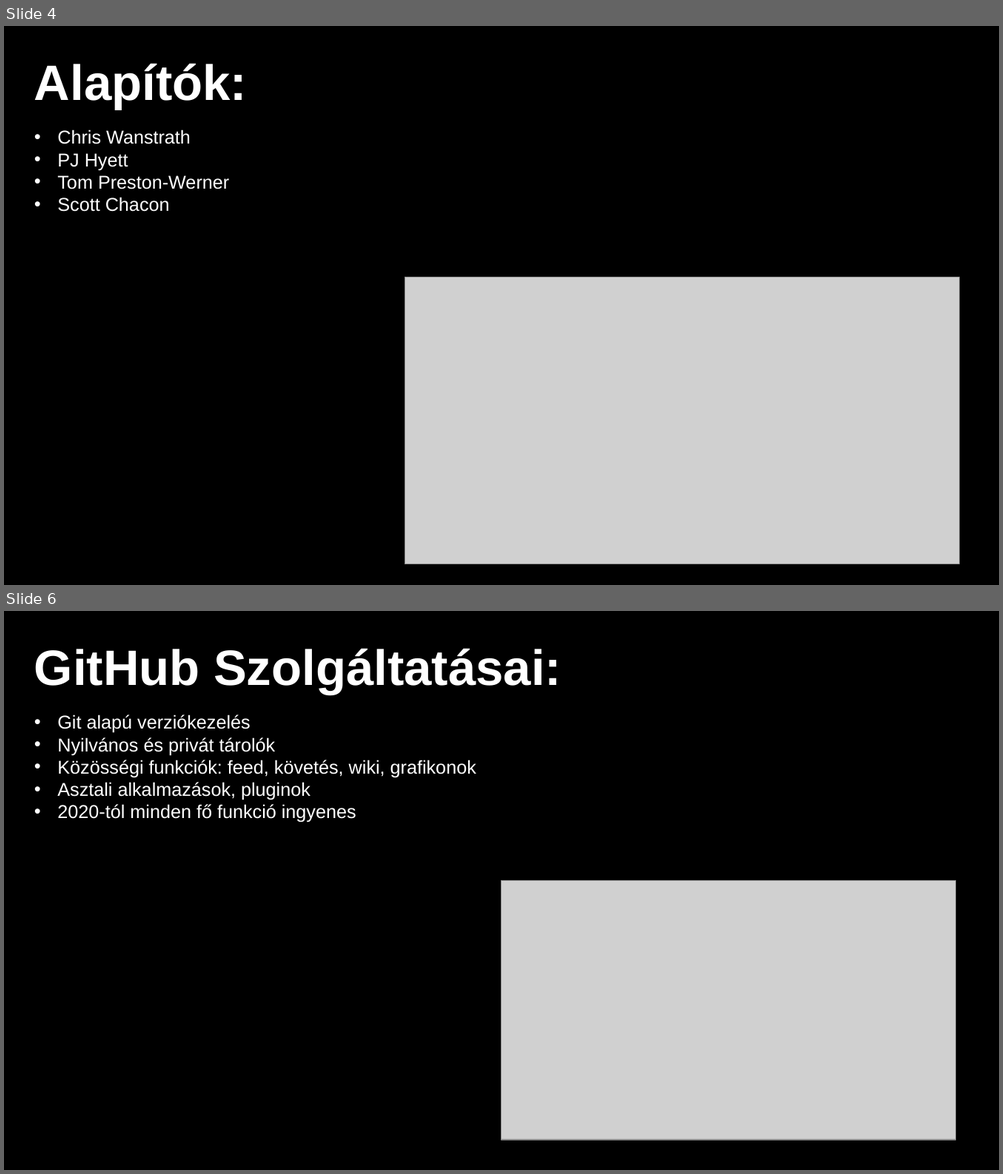
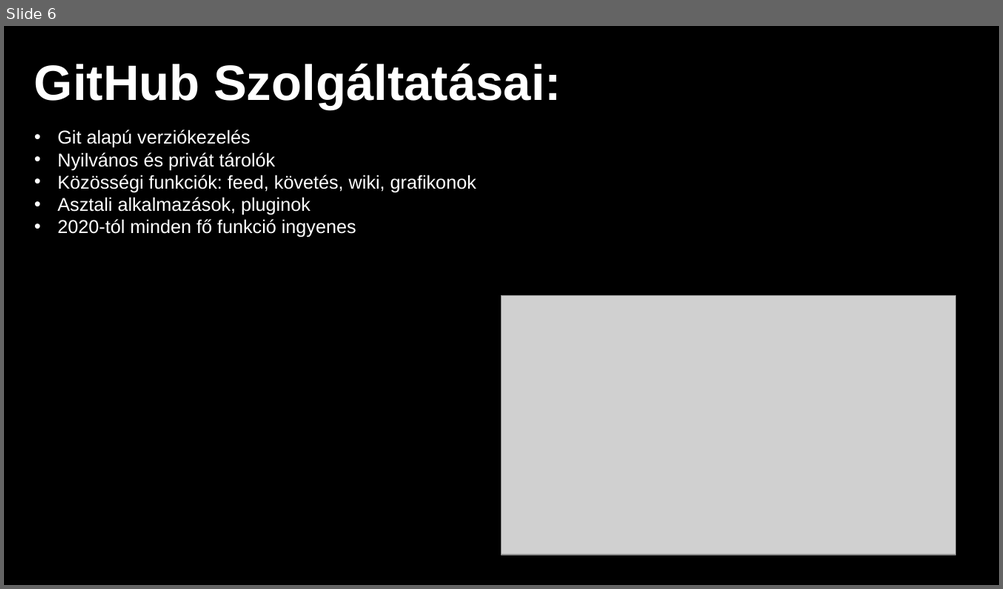
Before and after one commit to cobragaming453/IKT-Prezent-cio-Git-Hub-, a slide deck: IKT_GitHub_prezentácio_v4.pptx. Shown one above the other, each under a label of ours: slides 4 and 6 before the commit, slide 6 after it; the slides between them are not shown. The pictures are 1003x1174 and 1003x589 pixels, drawn with LibreOffice and Linux fonts; fonts in the diff are those of the drawing; grey boxes stand for pictures; background and template pictures are left out. Boxes give left, top, right and bottom in pixels: in the first picture for what was removed or moved away, otherwise in the second. Text is boxed around its words. In the diff, an @@ line names an element or a change of style, - is before the commit and + after.

```diff
--- a/IKT_GitHub_prezentácio_v4.pptx
+++ b/IKT_GitHub_prezentácio_v4.pptx
@@ slide 4 removed at (x1=4, y1=26, x2=999, y2=585), background #000000 @@
@@ text removed at (x1=34, y1=63, x2=247, y2=110) @@
-Alapítók:
@@ text removed at (x1=57, y1=130, x2=229, y2=212) @@
-• Chris Wanstrath
-• PJ Hyett
-• Tom Preston-Werner
-• Scott Chacon
@@ picture removed at (x1=404, y1=278, x2=959, y2=565) @@
```
Also in this commit, not shown: 4 slides changed, 2 slides added, 1 other slide removed.
